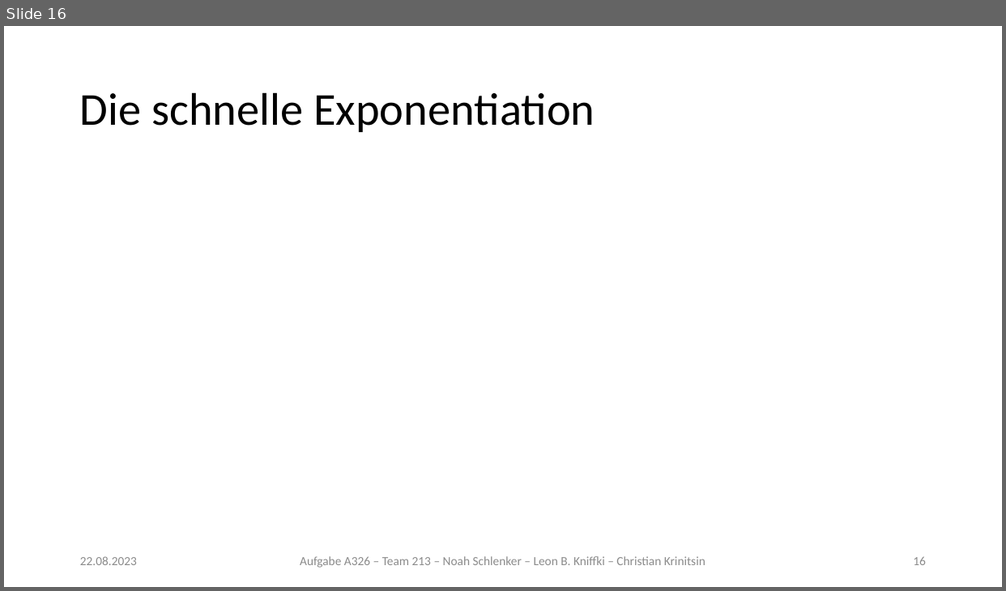
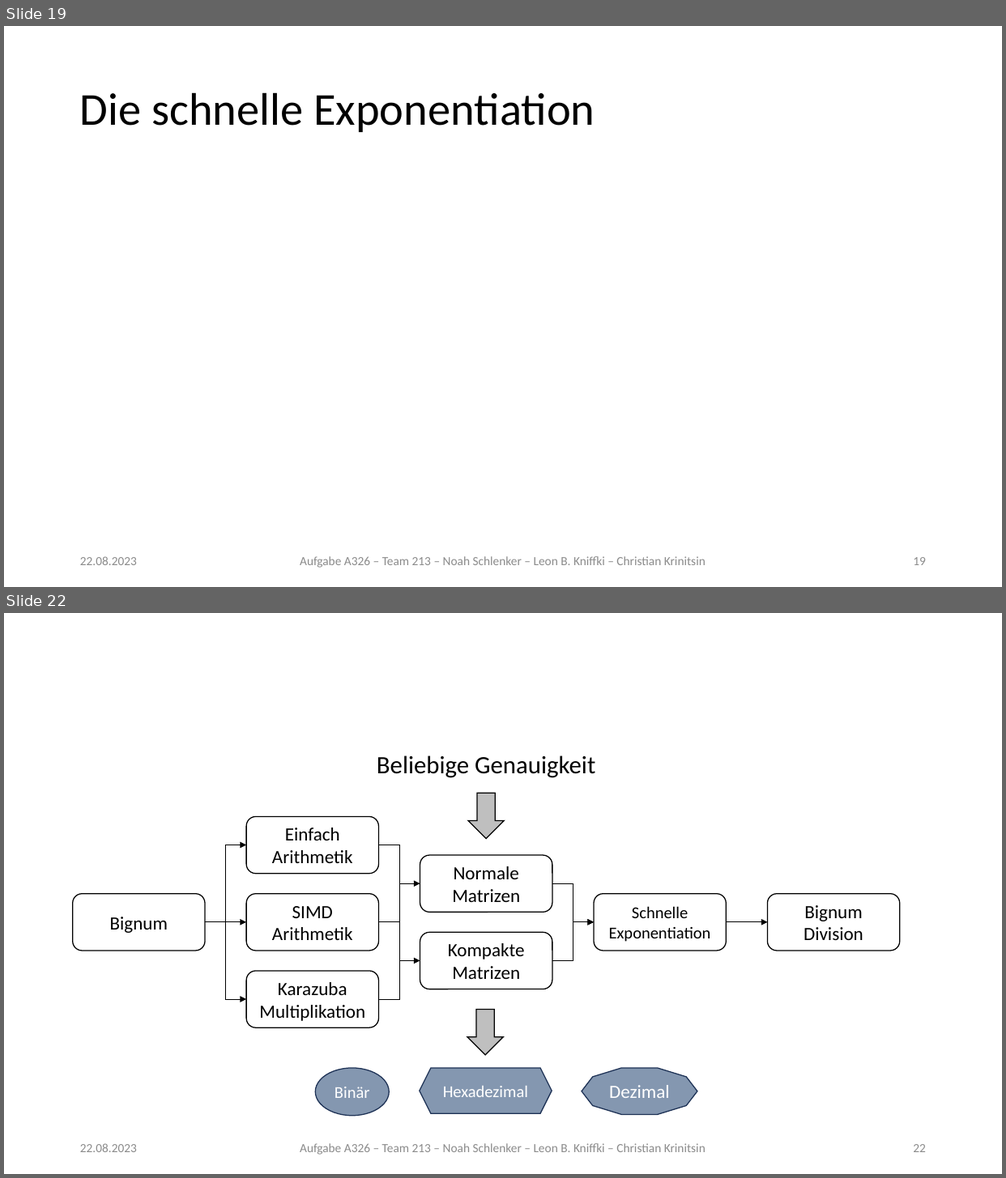
Before and after one commit to noahpy/sqrt2, a slide deck: Vortrag/Vortrag.pptx. Shown one above the other, each under a label of ours: slide 16 before the commit, slides 19 and 22 after it; the slides between them are not shown. The pictures are 1006x591 and 1006x1178 pixels, drawn with LibreOffice and Linux fonts; fonts in the diff are those of the drawing; grey boxes stand for pictures. Boxes give left, top, right and bottom in pixels: in the first picture for what was removed or moved away, otherwise in the second. Text is boxed around its words. In the diff, an @@ line names an element or a change of style, - is before the commit and + after.

Commit message:
Arithmetik, Performance graphs und Zusammenfassung

```diff
--- a/Vortrag/Vortrag.pptx
+++ b/Vortrag/Vortrag.pptx
@@ slide 22 added at [4,613,1002,1174], background #FFFFFF @@
@@ text added at [377,756,595,778], 24 pt, text #000000 @@
+Beliebige Genauigkeit
@@ down arrow added at [468,793,504,838], fill #BFBFBF, outline #000000 1 pt @@
@@ rounded rectangle added at [246,816,379,874], fill #FFFFFF, outline #000000 1 pt, 18 pt, text #000000 @@
+Einfach
+Arithmetik
@@ elbow arrow added from (205, 922) to (246, 845), #000000 0.5 pt @@
@@ elbow arrow added from (379, 845) to (420, 961), #000000 0.5 pt @@
@@ rounded rectangle added at [420,855,552,913], fill #FFFFFF, outline #000000 1 pt, 18 pt, text #000000 @@
+Normale
+Matrizen
@@ rounded rectangle added at [73,894,206,951], fill #FFFFFF, outline #000000 1 pt, 18 pt, text #000000 @@
+Bignum
@@ rounded rectangle added at [246,894,379,951], fill #FFFFFF, outline #000000 1 pt, 18 pt, text #000000 @@
+SIMD
+Arithmetik
@@ elbow arrow added from (379, 999) to (420, 884), #000000 0.5 pt @@
@@ elbow arrow added from (552, 884) to (594, 922), #000000 0.5 pt @@
@@ rounded rectangle added at [594,894,727,951], fill #FFFFFF, outline #000000 1 pt, 16 pt, text #000000 @@
+Schnelle
+Exponentiation
@@ rounded rectangle added at [768,894,900,951], fill #FFFFFF, outline #000000 1 pt, 18 pt, text #000000 @@
+Bignum
+Division
@@ elbow arrow added from (205, 922) to (246, 999), #000000 0.5 pt @@
@@ arrow added from (205, 922) to (246, 922), #000000 0.5 pt @@
@@ line added from (379, 922) to (399, 922), #000000 0.5 pt @@
@@ elbow arrow added from (552, 961) to (594, 922), #000000 0.5 pt @@
@@ arrow added from (727, 922) to (768, 922), #000000 0.5 pt @@
@@ rounded rectangle added at [420,933,552,990], fill #FFFFFF, outline #000000 1 pt, 18 pt, text #000000 @@
+Kompakte
+Matrizen
@@ rounded rectangle added at [246,971,379,1028], fill #FFFFFF, outline #000000 1 pt, 18 pt, text #000000 @@
+Karazuba
+Multiplikation
@@ down arrow added at [467,1010,503,1055], fill #BFBFBF, outline #000000 1 pt @@
@@ ellipse added at [315,1068,389,1116], fill #8497B0, outline #1E3256 1 pt, 16 pt, text #FFFFFF @@
+Binär
@@ hexagon added at [420,1068,552,1114], fill #8497B0, outline #1E3256 1 pt, 16 pt, text #FFFFFF @@
+Hexadezimal
@@ decagon added at [582,1068,698,1114], fill #8497B0, outline #1E3256 1 pt, 18 pt, text #FFFFFF @@
+Dezimal
@@ text added at [80,1144,137,1152], 12 pt, text #8C8C8C @@
+22.08.2023
@@ text added at [300,1144,705,1155], 12 pt, text #8C8C8C @@
+Aufgabe A326 – Team 213 – Noah Schlenker – Leon B. Kniffki – Christian Krinitsin
@@ page number added at [913,1144,926,1152], 12 pt, text #8C8C8C @@
+22
@@ what was slide 16 is now slide 19 @@
@@ page number at [913,557,926,565]: text changed @@
-16
+19
```
Also in this commit, not shown: 1 slide changed, 5 other slides added, 1 other file.
